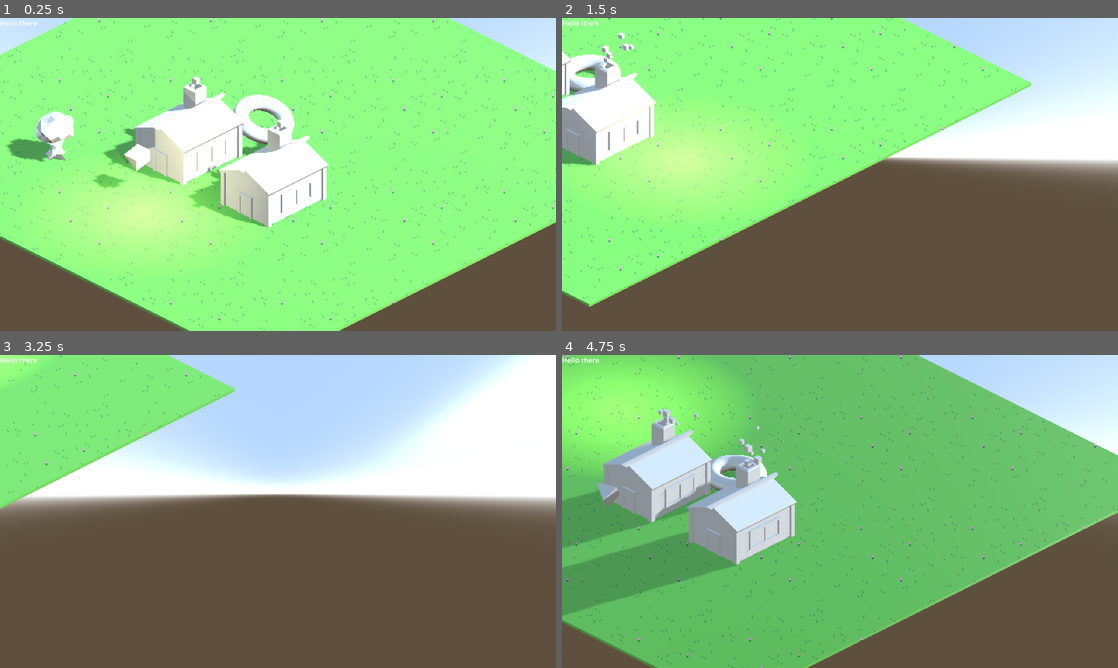
Above: before the commit, frames 1-4 (two rows, left to right).
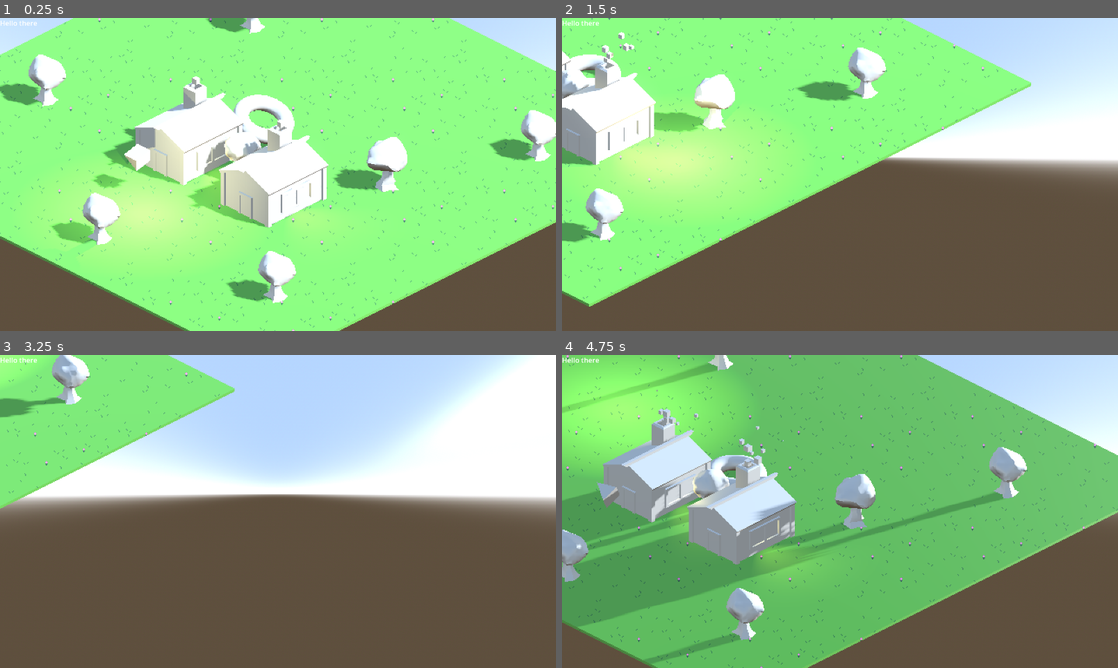
Above: after the commit, the same moments.

Repository: astrellon/godot-3d-pixel-art
Game: Godot game, scene res://game.tscn
Two runs of this game, one before a commit and one after it. Both use one fixed random seed, a clock stepped at 60 frames per second and the inputs below.
Inputs:
- Up to frame 1 (0.25 s): no input
- Up to frame 2 (1.5 s): hold Right (ui_right) 0.53-1.28 s; hold Down (ui_down) from 1.28 s (still down)
- Up to frame 3 (3.25 s): release Down (ui_down) at 2.03 s; hold Right (ui_right) 2.03-2.78 s; hold Up (ui_up) from 2.78 s (still down)
- Up to frame 4 (4.75 s): release Up (ui_up) at 3.53 s; hold Left (ui_left) from 3.53 s (still down)

The runs differ from the first frame. In frame 1, 8.0% of the frame differs, in the area x 0-100%, y 0-92%; in frame 2, 3.9%; in frame 3, 1.1%; in frame 4, 8.5%, in the area x 0-84%, y 0-99%.

Commit message:
Trying out more details with lights.

Diff:
--- a/basic_house.tscn
+++ b/basic_house.tscn
@@ -1,7 +1,8 @@
-[gd_scene load_steps=7 format=3 uid="uid://cxdwdfubg2srw"]
+[gd_scene load_steps=8 format=3 uid="uid://cxdwdfubg2srw"]
 
 [ext_resource type="PackedScene" uid="uid://dt4nltyd1qpp4" path="res://BasicHouse.glb" id="1_b5h8f"]
 [ext_resource type="Material" uid="uid://c3re7p3e64nrh" path="res://materials/isometric_altas_mat.tres" id="2_2bkcf"]
+[ext_resource type="Script" path="res://light_flicker.gd" id="3_1pbae"]
 
 [sub_resource type="Curve" id="Curve_pnq0e"]
 _data = [Vector2(0, 0.978022), 0.0, 0.0909888, 0, 0, Vector2(0.768116, 0.758242), -1.03987, -1.03987, 0, 0, Vector2(1, 0.076923), 0.0, 0.0, 0, 0]
@@ -47,3 +48,9 @@
 lifetime = 2.0
 process_material = SubResource("ParticleProcessMaterial_s3awf")
 draw_pass_1 = SubResource("BoxMesh_aa3cn")
+
+[node name="SpotLight3D" type="SpotLight3D" parent="." index="5"]
+transform = Transform3D(-4.37114e-08, 0, -1, 0, 1, 0, 1, 0, -4.37114e-08, 0.243628, -0.359437, 0.000884652)
+light_color = Color(0.886275, 0.827451, 0.462745, 1)
+light_energy = 6.638
+script = ExtResource("3_1pbae")
--- a/game.tscn
+++ b/game.tscn
@@ -1,10 +1,8 @@
-[gd_scene load_steps=7 format=3 uid="uid://cvkh4akw0i5yi"]
+[gd_scene load_steps=5 format=3 uid="uid://cvkh4akw0i5yi"]
 
 [ext_resource type="PackedScene" uid="uid://bq873prt22uia" path="res://main.tscn" id="1_3w5iq"]
 [ext_resource type="Script" path="res://IsometricCamera.gd" id="1_n4s2s"]
 [ext_resource type="PackedScene" uid="uid://cerp67clk4hw2" path="res://test_cube.tscn" id="3_vup7g"]
-[ext_resource type="PackedScene" uid="uid://ctfu3ikk4bkty" path="res://tree.tscn" id="4_dlut5"]
-[ext_resource type="Material" uid="uid://c3re7p3e64nrh" path="res://materials/isometric_altas_mat.tres" id="5_jxequ"]
 
 [sub_resource type="ViewportTexture" id="ViewportTexture_pc3wb"]
 viewport_path = NodePath("SubViewport")
@@ -36,16 +34,6 @@
 [node name="TestCube" parent="SubViewport" instance=ExtResource("3_vup7g")]
 visible = false
 
-[node name="Tree2" parent="SubViewport" instance=ExtResource("4_dlut5")]
-transform = Transform3D(0.0174524, 0, -0.999848, 0, 1, 0, 0.999848, 0, 0.0174524, -5.13, 0, -4.175)
-
-[node name="Tree" parent="SubViewport/Tree2" index="0"]
-instance_shader_parameters/texture_offset = Vector2(1.265, -1.03)
-
-[node name="TreeLeaves" parent="SubViewport/Tree2" index="1"]
-instance_shader_parameters/texture_offset = Vector2(0.51, -0.095)
-surface_material_override/0 = ExtResource("5_jxequ")
-
 [node name="TextureRect" type="TextureRect" parent="."]
 layout_mode = 1
 anchors_preset = 15
@@ -64,5 +52,3 @@
 grow_horizontal = 2
 grow_vertical = 2
 text = "Hello there"
-
-[editable path="SubViewport/Tree2"]
--- /dev/null
+++ b/light_flicker.gd
@@ -0,0 +1,17 @@
+extends SpotLight3D
+
+var original_energy: float = 0.0;
+var noise = FastNoiseLite.new();
+
+# Called when the node enters the scene tree for the first time.
+func _ready():
+	original_energy = light_energy;
+
+
+# Called every frame. 'delta' is the elapsed time since the previous frame.
+func _process(delta):
+	var t = Time.get_ticks_msec() / 1000.0 * 50.0;
+	var noise_x = fmod(position.x + t, 1000.0);
+	var noise_y = fmod(position.y - t, 1200.0);
+	var offset = noise.get_noise_2d(noise_x, noise_y);
+	light_energy = original_energy + offset * 5.0;
--- a/main.tscn
+++ b/main.tscn
@@ -1,7 +1,8 @@
-[gd_scene load_steps=14 format=3 uid="uid://bq873prt22uia"]
+[gd_scene load_steps=15 format=3 uid="uid://bq873prt22uia"]
 
 [ext_resource type="Script" path="res://rotator.gd" id="1_ocppm"]
 [ext_resource type="Material" uid="uid://bklqhvlyb1b8i" path="res://materials/grass.tres" id="2_autx3"]
+[ext_resource type="PackedScene" uid="uid://ctfu3ikk4bkty" path="res://tree.tscn" id="4_n4dj8"]
 [ext_resource type="PackedScene" uid="uid://cxdwdfubg2srw" path="res://basic_house.tscn" id="6_u4bng"]
 
 [sub_resource type="ProceduralSkyMaterial" id="ProceduralSkyMaterial_bo47y"]
@@ -97,3 +98,27 @@
 
 [node name="BasicHouse3" parent="." instance=ExtResource("6_u4bng")]
 transform = Transform3D(-4.37114e-08, 0, -1, 0, 1, 0, 1, 0, -4.37114e-08, -2.25885, 0.77285, 2.80559)
+
+[node name="Tree3" parent="." instance=ExtResource("4_n4dj8")]
+transform = Transform3D(-0.528557, 0, 0.848898, 0, 1, 0, -0.848898, 0, -0.528557, -2.81221, -0.00336292, -6.91009)
+
+[node name="Tree6" parent="." instance=ExtResource("4_n4dj8")]
+transform = Transform3D(-0.528557, 0, 0.848898, 0, 1, 0, -0.848898, 0, -0.528557, -8.12051, -0.00336292, -5.49635)
+
+[node name="Tree7" parent="." instance=ExtResource("4_n4dj8")]
+transform = Transform3D(-0.528557, 0, 0.848898, 0, 1, 0, -0.848898, 0, -0.528557, 5.8156, -0.00336316, 6.72993)
+
+[node name="Tree8" parent="." instance=ExtResource("4_n4dj8")]
+transform = Transform3D(-0.528557, 0, 0.848898, 0, 1, 0, -0.848898, 0, -0.528557, 5.16037, -0.00336316, -5.52715)
+
+[node name="Tree9" parent="." instance=ExtResource("4_n4dj8")]
+transform = Transform3D(-0.528557, 0, 0.848898, 0, 1, 0, -0.848898, 0, -0.528557, -6.49535, -0.00336316, 7.16987)
+
+[node name="Tree10" parent="." instance=ExtResource("4_n4dj8")]
+transform = Transform3D(-0.528557, 0, 0.848898, 0, 1, 0, -0.848898, 0, -0.528557, -7.84295, -0.00336269, 0.572042)
+
+[node name="Tree5" parent="." instance=ExtResource("4_n4dj8")]
+transform = Transform3D(1.08857, 0, 0.158146, 0, 1.1, 0, -0.158146, 0, 1.08857, 0.977328, -0.00336292, 4.69889)
+
+[node name="Tree4" parent="." instance=ExtResource("4_n4dj8")]
+transform = Transform3D(-0.609509, 0, -0.792779, 0, 1, 0, 0.792779, 0, -0.609509, -1.73685, -0.00336292, 0.884655)
--- a/materials/IsometricAtlas.gdshader
+++ b/materials/IsometricAtlas.gdshader
@@ -26,7 +26,7 @@
 	vec2 grid = floor(UV * 8.0);
 	float grid_pos = grid.x + grid.y * 8.0;
 
-	vec2 local_uv = (SCREEN_UV - world_offset + texture_offset / 32.0 + UV * 32.0) * screen_size / texture_size * 0.5;
+	vec2 local_uv = (SCREEN_UV - world_offset + texture_offset / 16.0 + UV * 16.0) * screen_size / texture_size * 0.5;
 	vec2 grid_uv = (mod(local_uv * 8.0, 1.0) + grid) / 8.0;
 	vec4 col = texture(tex, grid_uv);
 	ALBEDO = col.rgb;
--- a/tree.tscn
+++ b/tree.tscn
@@ -3,9 +3,10 @@
 [ext_resource type="PackedScene" uid="uid://c36475h22a84r" path="res://Tree.glb" id="1_8qoo2"]
 [ext_resource type="Material" uid="uid://c3re7p3e64nrh" path="res://materials/isometric_altas_mat.tres" id="2_weg3g"]
 
-[node name="Tree2" instance=ExtResource("1_8qoo2")]
+[node name="Tree3" instance=ExtResource("1_8qoo2")]
 
 [node name="Tree" parent="." index="0"]
+instance_shader_parameters/texture_offset = Vector2(0.475, -0.34)
 surface_material_override/0 = ExtResource("2_weg3g")
 
 [node name="TreeLeaves" parent="." index="1"]
Binary file changed: Tree.glb
Binary file changed: assets/defaultTexture.aseprite
Binary file changed: defaultTexture.png
Not shown, changed: objects.blend
